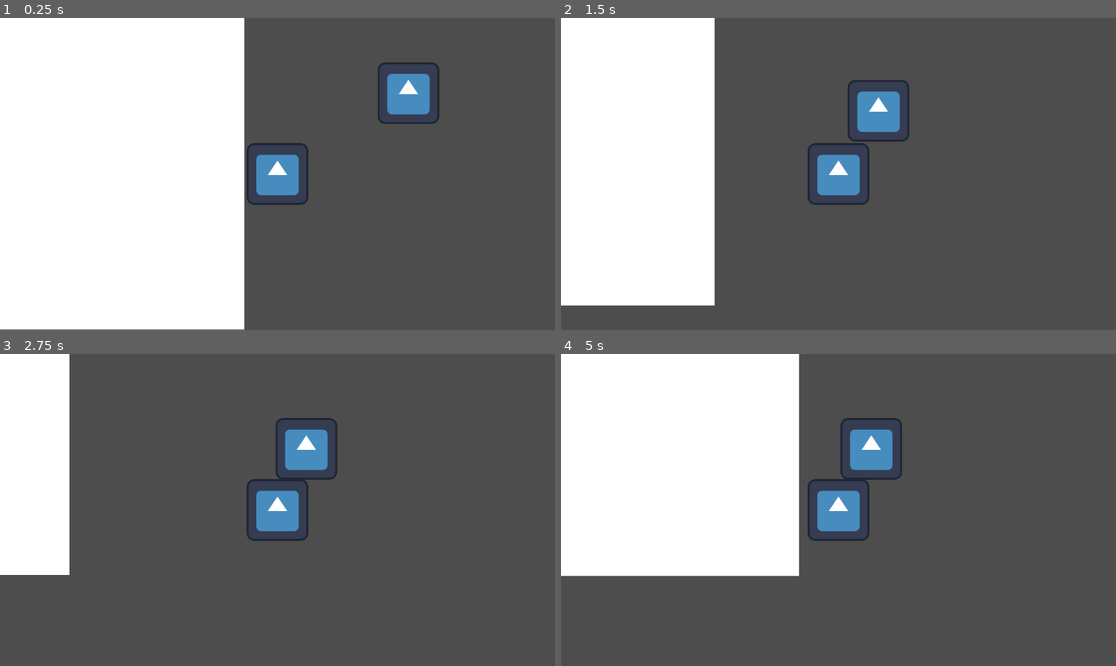
Above: before the commit, frames 1-4 (two rows, left to right).
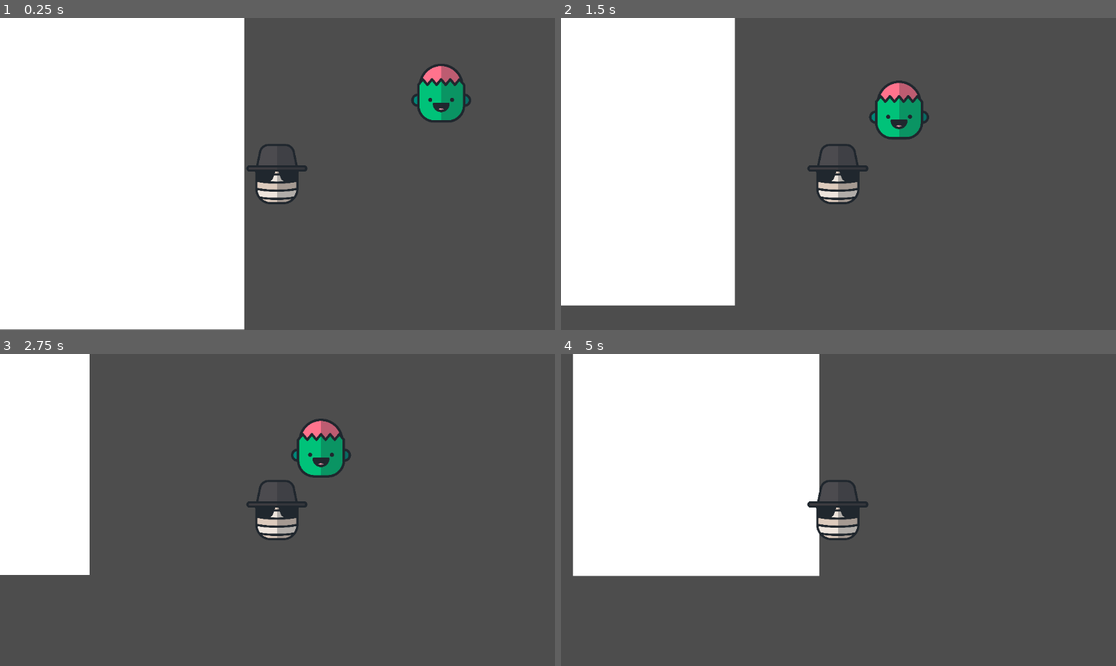
Above: after the commit, the same moments.

Repository: Naihtton/Full-Time-Job
Game: Godot game, scene res://Main.tscn
The game is run twice, just before and just after one commit, with the same random seed, the same clock (stepped at 60 frames per second) and the same inputs. The engine's default icon, where the game draws it, is replaced by a stand-in: a white triangle on a blue panel in a dark square.
Inputs:
- Up to frame 1 (0.25 s): no input
- Up to frame 2 (1.5 s): tap Enter (ui_accept) at 0.5, 0.77 s; hold Right (ui_right) 0.53-1.28 s; hold Down (ui_down) from 1.28 s (still down)
- Up to frame 3 (2.75 s): tap Enter (ui_accept) at 1.52 s; release Down (ui_down) at 2.03 s; hold Right (ui_right) from 2.03 s (still down)
- Up to frame 4 (5 s): release Right (ui_right) at 2.78 s; hold Up (ui_up) 2.78-3.53 s; tap Enter (ui_accept) at 3.02, 3.77, 4.52 s; hold Left (ui_left) from 3.53 s (still down)

The runs differ from the first frame. In frame 1, 3.8% of the frame differs, in the area x 44-85%, y 14-60%; in frame 2, 7.0%, in the area x 27-67%, y 0-93%; in frame 3, 5.9%; in frame 4, 6.9%.

Commit message:
texture add

Diff:
--- a/Main.tscn
+++ b/Main.tscn
@@ -1,13 +1,15 @@
 [gd_scene format=3 uid="uid://ckdv7ssb8oxuv"]
 
 [ext_resource type="Script" uid="uid://cr24y0tcd8cmq" path="res://player.gd" id="1_uu6xs"]
-[ext_resource type="Texture2D" uid="uid://1k3dmhklmbpl" path="res://icon.svg" id="2_r0du0"]
+[ext_resource type="Texture2D" uid="uid://uh23yew1rq1n" path="res://invisible-man-horror-svgrepo-com.svg" id="2_cm0pq"]
 [ext_resource type="Script" uid="uid://bygoevxrn7cco" path="res://zombie.gd" id="3_r0du0"]
+[ext_resource type="Texture2D" uid="uid://7ohur8o0ua3e" path="res://zombie-svgrepo-com.svg" id="4_fos0i"]
 
 [sub_resource type="RectangleShape2D" id="RectangleShape2D_cm0pq"]
 size = Vector2(126, 127)
 
 [sub_resource type="CircleShape2D" id="CircleShape2D_r0du0"]
+radius = 101.3077
 
 [node name="Node2D" type="Node2D" unique_id=1092039563]
 
@@ -21,7 +23,9 @@
 script = ExtResource("1_uu6xs")
 
 [node name="Sprite2D" type="Sprite2D" parent="Player" unique_id=2015264624]
-texture = ExtResource("2_r0du0")
+position = Vector2(-1.2499876, 0.25004864)
+scale = Vector2(0.158125, 0.158125)
+texture = ExtResource("2_cm0pq")
 
 [node name="CollisionShape2D" type="CollisionShape2D" parent="Player" unique_id=1846619245]
 position = Vector2(0, -0.5)
@@ -41,8 +45,10 @@
 script = ExtResource("3_r0du0")
 
 [node name="Sprite2D" type="Sprite2D" parent="Zombie" unique_id=342545823]
-texture = ExtResource("2_r0du0")
+position = Vector2(67.999985, -1.9073486e-06)
+scale = Vector2(0.15562497, 0.15562497)
+texture = ExtResource("4_fos0i")
 
 [node name="CollisionShape2D" type="CollisionShape2D" parent="Zombie" unique_id=9666686]
-position = Vector2(0, -0.5)
+position = Vector2(67, 1)
 shape = SubResource("RectangleShape2D_cm0pq")
--- /dev/null
+++ b/invisible-man-horror-svgrepo-com.svg
@@ -0,0 +1,68 @@
+<?xml version="1.0" encoding="iso-8859-1"?>
+<!-- Uploaded to: SVG Repo, www.svgrepo.com, Generator: SVG Repo Mixer Tools -->
+<svg height="800px" width="800px" version="1.1" id="Layer_1" xmlns="http://www.w3.org/2000/svg" xmlns:xlink="http://www.w3.org/1999/xlink"
+	 viewBox="0 0 511.999 511.999" xml:space="preserve">
+<path style="fill:#EEE5DD;" d="M379.318,114.614c-36.501,4.783-78.55,7.513-123.318,7.513c-44.769,0-86.816-2.729-123.318-7.513
+	c-17.06,17.49-30.441,38.586-38.864,62.051c43.953,8.604,100.489,13.782,162.182,13.782s118.229-5.178,162.182-13.782
+	C409.759,153.2,396.377,132.104,379.318,114.614z"/>
+<path style="fill:#DDCBBD;" d="M83.719,311.217v68.321c45.22,9.847,105.751,15.87,172.281,15.87s127.061-6.022,172.281-15.87
+	v-68.321c-45.22,9.847-105.751,15.87-172.281,15.87C189.47,327.087,128.939,321.064,83.719,311.217z"/>
+<path style="fill:#EEE5DD;" d="M83.719,242.721v68.497c45.22,9.847,105.751,15.87,172.281,15.87s127.061-6.022,172.281-15.87
+	v-68.497c-45.22,9.847-105.751,15.87-172.281,15.87C189.47,258.59,128.939,252.568,83.719,242.721z"/>
+<g>
+	<path style="fill:#DDCBBD;" d="M256,122.126c44.775,0,86.83-2.731,123.335-7.515c-31.286-32.085-74.98-52.01-123.335-52.01l0,0
+		c-48.354,0-92.05,19.927-123.335,52.01C169.17,119.396,211.224,122.126,256,122.126z"/>
+	<path style="fill:#DDCBBD;" d="M422.393,189.934c-1.224-4.562-2.647-9.04-4.229-13.443c-43.95,8.602-100.479,13.779-162.165,13.779
+		c-61.684,0-118.216-5.177-162.165-13.779c-1.581,4.403-3.005,8.881-4.229,13.443l-0.142,0.516
+		c-3.747,14.122-5.747,28.954-5.747,44.255v8.016c45.22,9.847,105.751,15.87,172.281,15.87s127.061-6.022,172.281-15.87v-8.016
+		C428.281,219.218,426.226,204.212,422.393,189.934z"/>
+	<path style="fill:#DDCBBD;" d="M256,463.728c-55.161,0-106.199-4.141-147.807-11.168c22.111,29.231,57.164,48.126,96.641,48.126
+		h102.33c39.477,0,74.53-18.896,96.641-48.126C362.199,459.588,311.161,463.728,256,463.728z"/>
+</g>
+<path style="fill:#EEE5DD;" d="M83.719,379.538v0.033c0,27.411,9.11,52.691,24.461,72.988c41.611,7.028,92.653,11.169,147.82,11.169
+	c55.166,0,106.209-4.141,147.819-11.169c15.351-20.297,24.461-45.577,24.461-72.988v-0.033
+	c-45.22,9.847-105.751,15.87-172.281,15.87C189.47,395.408,128.939,389.385,83.719,379.538z"/>
+<path style="fill:#4C4B4F;" d="M89.607,189.934l-0.142,18.171h332.927v-18.171L397.324,68.639
+	c-6.899-33.383-36.3-57.328-70.388-57.328H185.064c-34.088,0-63.489,23.945-70.388,57.328L89.607,189.934"/>
+<g>
+	<path style="fill:#20272E;" d="M83.719,212.653v13.624l21.252,61.21c4.599,15.908,19.163,26.859,35.721,26.859h48.196
+		c16.56,0,31.124-10.951,35.721-26.859l21.252-61.21v-13.624H83.719z"/>
+	<path style="fill:#20272E;" d="M428.281,212.653v13.624l-21.252,61.21c-4.599,15.908-19.163,26.859-35.721,26.859h-48.196
+		c-16.56,0-31.124-10.951-35.721-26.859l-21.252-61.21v-13.624H428.281z"/>
+</g>
+<path style="fill:#3D3C40;" d="M484.6,189.934H27.401c-10.035,0-18.172,8.135-18.172,18.172s8.135,18.172,18.172,18.172H484.6
+	c10.035,0,18.172-8.135,18.172-18.172S494.635,189.934,484.6,189.934z"/>
+<g>
+	<path style="opacity:0.3;fill:#20272E;enable-background:new    ;" d="M484.6,189.934h-62.207
+		c-0.005-0.026-25.069-121.295-25.069-121.295c-6.899-33.383-36.3-57.328-70.388-57.328h-71.007v489.376h51.235
+		c39.477,0,74.53-18.896,96.641-48.126c0.004-0.001,0.009-0.001,0.012-0.002c15.352-20.297,24.461-45.577,24.461-72.988v-0.033
+		v-68.321v-68.497v-8.016c0-2.828-0.092-5.634-0.228-8.428h56.546c10.035,0,18.172-8.135,18.172-18.172
+		S494.635,189.934,484.6,189.934z"/>
+	<path style="fill:#20272E;" d="M484.6,181.218h-54.584L406.362,66.773c-7.747-37.485-41.149-64.69-79.427-64.69H185.064
+		c-38.276,0-71.68,27.206-79.427,64.69L81.985,181.218H27.401C12.292,181.218,0,193.509,0,208.618
+		c0,15.109,12.292,27.401,27.401,27.401h44.473l2.615,9.045v66.154v68.321c0,0.006,0.001,0.012,0.001,0.018
+		c0,0-0.001,0.01-0.001,0.015c0,28.616,9.105,55.78,26.329,78.555c0.054,0.071,0.116,0.137,0.172,0.207
+		c24.898,32.784,62.73,51.583,103.842,51.583h102.33c41.112,0,78.945-18.8,103.842-51.583c0.057-0.07,0.118-0.135,0.172-0.207
+		c17.226-22.776,26.329-49.939,26.329-78.589v-68.321v-66.15l2.615-9.048h44.474c15.109,0,27.401-12.291,27.401-27.401
+		C511.999,193.507,499.709,181.218,484.6,181.218z M123.714,70.507c5.983-28.952,31.785-49.966,61.349-49.966h141.872
+		c29.565,0,55.366,21.015,61.349,49.968l22.776,110.196H100.938L123.714,70.507z M416.084,372.628
+		c-48.593,9.514-98.971,13.039-148.424,13.639c-51.356,0.623-102.763-2.886-153.552-10.526c-7.099-1.068-14.149-2.29-21.16-3.704
+		v-49.5c0.222,0.043,0.453,0.082,0.674,0.125c49.551,9.587,100.803,13.144,151.227,13.715
+		c51.535,0.583,103.119-2.866,154.113-10.349c6.521-0.957,12.925-2.284,19.415-3.366c0.221-0.043,0.453-0.082,0.674-0.125v49.5
+		c-0.254,0.052-0.503,0.103-0.758,0.154C417.558,372.338,416.821,372.483,416.084,372.628z M223.523,267.332
+		c22.932,0.688,45.886,0.648,68.814-0.119l9.567,33.093c1.81,6.264,5.182,11.74,9.596,16.101c-0.507,0.027-1.013,0.054-1.52,0.08
+		c-18.572,0.956-37.168,1.411-55.765,1.377c-9.43-0.017-18.859-0.161-28.284-0.428c-4.712-0.134-9.424-0.299-14.134-0.495
+		c-1.552-0.064-10.184-1.635-11.296-0.534c4.414-4.36,7.786-9.837,9.596-16.101l9.567-33.093c0.753,0.026,1.51,0.047,2.264,0.07
+		C222.459,267.3,222.991,267.316,223.523,267.332z M283.319,236.019l3.726,12.888c-0.251-0.868-23.619,0.429-25.76,0.441
+		c-12.111,0.06-24.223-0.089-36.329-0.441l3.725-12.888L283.319,236.019L283.319,236.019z M307.165,491.458h-102.33
+		c-26.663,0-51.723-9.213-71.6-25.858c1.151,0.964,5.642,0.736,7.228,0.929c3.256,0.397,6.522,0.724,9.784,1.058
+		c6.475,0.665,12.956,1.268,19.442,1.809c12.973,1.084,25.965,1.922,38.969,2.517c26.008,1.188,52.06,1.395,78.084,0.625
+		c30.756-1.14,61.486-3.005,92.024-6.938C358.888,482.245,333.828,491.458,307.165,491.458z M398.607,444.055
+		c-1.569,2.217-14.21,2.134-16.95,2.487c-6.413,0.826-12.834,1.589-19.262,2.288c-12.856,1.398-25.739,2.542-38.64,3.431
+		c-25.803,1.778-51.674,2.54-77.536,2.283c-44.329-0.441-89.048-3.372-132.825-10.489c-11.186-15.812-17.952-33.923-19.875-53.087
+		c0.207,0.039,0.423,0.076,0.631,0.117c49.682,9.549,101.034,13.099,151.58,13.625c51.542,0.535,103.126-2.963,154.118-10.498
+		c6.036-0.892,12.179-1.665,18.102-3.145c0.176-0.034,0.361-0.065,0.537-0.1C416.564,410.12,409.797,428.237,398.607,444.055z
+		 M484.6,217.56h-56.521H83.919H27.401c-4.931,0-8.943-4.012-8.943-8.943s4.012-8.943,8.943-8.943H484.6
+		c4.931,0,8.943,4.012,8.943,8.943S489.531,217.56,484.6,217.56z"/>
+</g>
+</svg>
--- /dev/null
+++ b/zombie-svgrepo-com.svg
@@ -0,0 +1,58 @@
+<?xml version="1.0" encoding="iso-8859-1"?>
+<!-- Uploaded to: SVG Repo, www.svgrepo.com, Generator: SVG Repo Mixer Tools -->
+<svg height="800px" width="800px" version="1.1" id="Layer_1" xmlns="http://www.w3.org/2000/svg" xmlns:xlink="http://www.w3.org/1999/xlink"
+	 viewBox="0 0 512 512" xml:space="preserve">
+<path style="fill:#FF738D;" d="M434.661,164.828c-0.932-5.368-2.086-10.696-3.497-15.956C409.953,69.843,337.923,14.649,256,14.649
+	S102.047,69.843,80.814,148.953l-0.127,0.463c-1.348,5.081-2.453,10.227-3.352,15.416v24.204h357.238v-24.204l-0.003-0.004H434.661z
+	"/>
+<g>
+	<path style="fill:#008678;" d="M56.501,270.399c-25.426,0-46.038,20.613-46.038,46.038l0,0c0,25.426,20.613,46.038,46.038,46.038
+		h6.975v-92.076L56.501,270.399L56.501,270.399z"/>
+	<path style="fill:#008678;" d="M455.499,270.399h-6.975v92.076h6.975c25.426,0,46.038-20.613,46.038-46.038l0,0
+		C501.537,291.011,480.926,270.399,455.499,270.399z"/>
+</g>
+<path style="fill:#00C279;" d="M450.955,184.418l-38.704-46.539l-39.063,46.971l-39.063-46.971l-39.063,46.971L256,137.879
+	l-39.063,46.971l-39.063-46.971l-39.063,46.971l-39.063-46.971l-38.707,46.543l-0.028,0.53c-0.212,3.659-0.329,7.345-0.329,11.059
+	v164.033c0,75.833,61.475,137.308,137.308,137.308h116.011c75.833,0,137.308-61.475,137.308-137.308V196.011
+	c0-3.714-0.117-7.4-0.329-11.06L450.955,184.418z"/>
+<path style="fill:#FFA5B7;" d="M299.156,390.324c-9.428-8.241-25.237-13.648-43.156-13.648s-33.726,5.407-43.156,13.648
+	c11.088,10.965,26.328,17.741,43.156,17.741S288.068,401.289,299.156,390.324z"/>
+<g>
+	<path style="opacity:0.3;fill:#20272E;enable-background:new    ;" d="M455.499,270.399h-4.185v-74.388
+		c0-3.714-0.116-7.4-0.329-11.06l-0.029-0.533l-16.292-19.591c-0.932-5.368-2.086-10.696-3.497-15.956
+		c-0.527-1.964-1.095-3.909-1.684-5.844c-0.084-0.276-0.166-0.552-0.251-0.827c-0.576-1.857-1.182-3.698-1.814-5.527
+		c-0.103-0.3-0.208-0.598-0.313-0.897c-0.652-1.854-1.328-3.694-2.035-5.518c-0.068-0.174-0.138-0.346-0.207-0.519
+		C397.94,61.079,331.134,14.649,256,14.649v482.703h58.005c75.02,0,135.979-60.166,137.277-134.875h4.216
+		c25.426,0,46.038-20.613,46.038-46.038l0,0C501.537,291.011,480.926,270.399,455.499,270.399z"/>
+	<path style="fill:#20272E;" d="M317.384,336.218H194.616c-5.778,0-10.463,4.685-10.463,10.463c0,19.33,7.573,37.467,21.324,51.07
+		c0.004,0.004,0.007,0.008,0.011,0.013c13.541,13.39,31.479,20.765,50.512,20.765s36.971-7.374,50.512-20.763
+		c0.004-0.004,0.007-0.008,0.011-0.013c13.751-13.605,21.324-31.741,21.324-51.072C327.847,340.903,323.163,336.218,317.384,336.218
+		z M256,397.602c-8.655,0-16.992-2.153-24.39-6.204c0.187-0.071,0.374-0.142,0.562-0.211c15.018-5.536,32.624-5.54,47.655,0
+		c0.188,0.07,0.377,0.14,0.562,0.211C272.992,395.45,264.655,397.602,256,397.602z"/>
+	<circle style="fill:#20272E;" cx="162.822" cy="313.171" r="17.434"/>
+	<circle style="fill:#20272E;" cx="349.178" cy="313.171" r="17.434"/>
+	<path style="fill:#20272E;" d="M461.777,260.293v-64.282c0-3.785-0.117-7.712-0.346-11.636l-0.029-0.532
+		c-0.124-2.243-0.965-4.388-2.402-6.115l-14.545-17.49c-0.908-4.824-1.968-9.552-3.184-14.079
+		C418.833,62.567,342.647,4.185,256,4.185S93.157,62.601,70.72,146.193l-0.146,0.54c-1.15,4.329-2.161,8.867-3.033,13.513
+		l-14.542,17.486c-1.443,1.734-2.285,3.888-2.404,6.14l-0.025,0.476c-0.23,3.962-0.346,7.886-0.346,11.663v64.282
+		C22.013,263.427,0,287.405,0,316.438c0,29.219,22.295,53.329,50.766,56.211c6.419,75.602,69.995,135.165,147.229,135.165h116.011
+		c77.234,0,140.81-59.564,147.227-135.165C489.705,369.767,512,345.657,512,316.437C512,287.405,489.987,263.427,461.777,260.293z
+		 M50.223,351.458c-16.632-2.974-29.297-17.546-29.297-35.021c0-17.474,12.665-32.047,29.297-35.021V351.458z M256,25.112
+		c68.541,0,129.733,40.995,156.583,102.308c-0.053-0.001-0.106,0.006-0.16,0.004c-0.057-0.001-0.114-0.01-0.172-0.01
+		c-5.286,0-8.514,4.296-11.567,8.005c-2.33,2.831-4.688,5.64-7.033,8.458c-5.262,6.328-10.525,12.656-15.787,18.983
+		c-0.269,0.324-4.809,5.463-4.676,5.622l-31.017-37.298c-1.988-2.39-4.936-3.774-8.046-3.774s-6.057,1.383-8.046,3.774
+		l-31.017,37.301l-31.017-37.298c-1.988-2.39-4.936-3.774-8.046-3.774s-6.057,1.383-8.046,3.774l-31.017,37.298l-31.017-37.298
+		c-1.988-2.39-4.936-3.774-8.046-3.774c-3.11,0-6.058,1.383-8.046,3.774l-31.017,37.298c-2.469-2.969-4.939-5.939-7.408-8.908
+		c-4.749-5.71-9.498-11.42-14.247-17.13c-1.988-2.39-3.975-4.78-5.963-7.169c-1.868-2.246-3.637-4.929-6.191-6.408
+		c-1.47-0.851-3.114-1.357-4.81-1.43c-0.148-0.006-0.294-0.025-0.444-0.025c-0.052,0-0.102,0.008-0.155,0.008
+		c-0.056,0.001-0.11-0.006-0.166-0.004C126.308,66.108,187.487,25.112,256,25.112z M440.85,270.399v89.645
+		c0,0.713-0.015,1.423-0.027,2.133l-0.003,0.123c0,0.004,0,0.01,0,0.014c-1.216,68.9-57.633,124.575-126.816,124.575H197.995
+		c-69.184,0-125.602-55.68-126.816-124.579c0-0.006,0-0.011,0-0.017l-0.003-0.106c-0.013-0.713-0.027-1.426-0.027-2.141V270.4
+		v-74.389c0-2.455,0.056-4.987,0.166-7.578l28.433-34.19l31.017,37.298c1.988,2.39,4.936,3.772,8.046,3.772
+		c3.11,0,6.058-1.383,8.046-3.774l31.017-37.298l31.017,37.298c1.988,2.39,4.936,3.774,8.046,3.774c3.11,0,6.057-1.383,8.046-3.774
+		L256,154.242l31.017,37.298c1.988,2.39,4.936,3.774,8.046,3.774c3.11,0,6.058-1.383,8.046-3.774l31.017-37.298l31.017,37.298
+		c1.988,2.39,4.936,3.774,8.046,3.774c3.11,0,6.057-1.383,8.046-3.774l31.017-37.298l9.824,11.812l4.542,5.463
+		c0.001,0.001,0.001,0.001,0.003,0.003l14.064,16.911c0.11,2.573,0.166,5.112,0.166,7.58V270.399z M461.777,351.458v-70.042
+		c16.632,2.974,29.297,17.546,29.297,35.021C491.074,333.912,478.409,348.484,461.777,351.458z"/>
+</g>
+</svg>
--- a/zombie.gd
+++ b/zombie.gd
@@ -3,7 +3,7 @@
 @export var speed := 100.0
 @export var max_hp := 3
 @export var damage := 1
-@export var attack_range := 150.0
+@export var attack_range := 120.0
 @export var attack_cooldown := 1.0
 
 var hp := 0
Not shown, added: invisible-man-horror-svgrepo-com.svg.import
Not shown, added: zombie-svgrepo-com.svg.import
